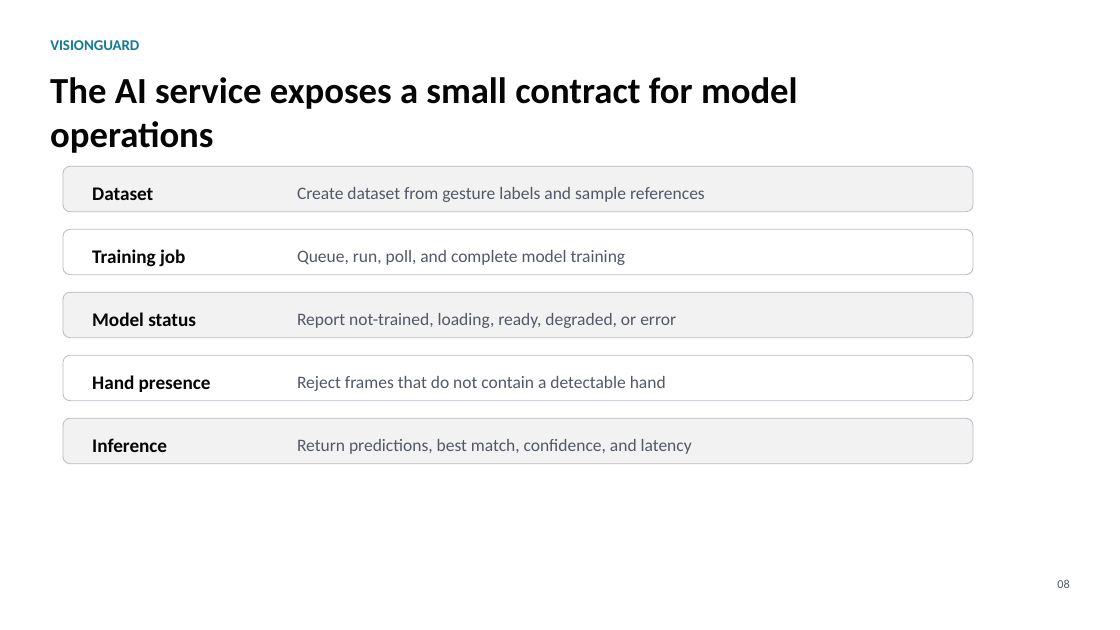
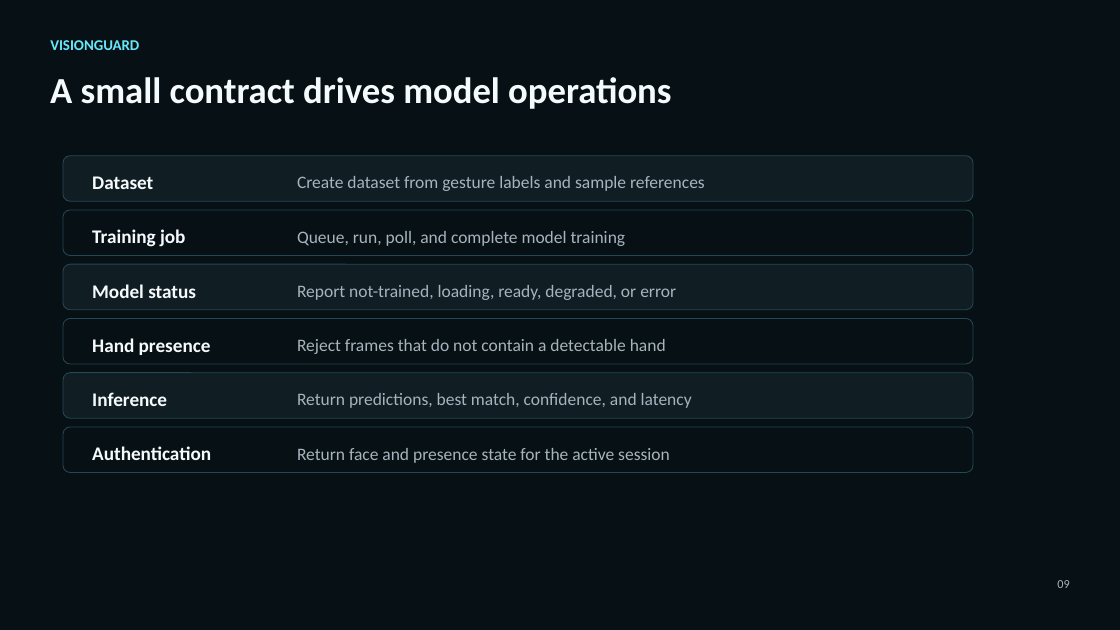
Before and after one commit to StefanPenchev05/VisionGuard, a slide deck: slide 9 of docs/report/visionguard_presentation.pptx (slide 8 before the commit). Drawn at 1120x630 pixels with LibreOffice and Linux fonts; fonts in the diff are those of the drawing. Boxes give left, top, right and bottom in pixels: in the first picture for what was removed or moved away, otherwise in the second. Text is boxed around its words. In the diff, an @@ line names an element or a change of style, - is before the commit and + after.

Commit message:
Refactor VisionGuard application architecture

```diff
--- a/docs/report/visionguard_presentation.pptx
+++ b/docs/report/visionguard_presentation.pptx
@@ background #FFFFFF to #071014 @@
@@ rectangle added at <box>0,0,1120,630</box>, fill #071014, outline #071014 0 pt @@
@@ text "VISIONGUARD" at <box>50,40,139,50</box>: text colour #127C95 to #67E8F9 @@
@@ text at <box>50,77,671,109</box>: text changed; text colour #050505 to #F5FAFC @@
-The AI service exposes a small contract for model operations
+A small contract drives model operations
@@ 2 texts, 1 rounded rectangle: place and size @@
-2 texts, 1 rounded rectangle at <box>63,166,973,212</box>
+2 texts, 1 rounded rectangle at <box>63,155,973,201</box>
@@ rounded rectangle at <box>63,155,973,201</box>: fill #F2F2F2 to #101D23; outline #B8BCC4 0.75 pt to #254854 0.75 pt @@
@@ 2 texts, 1 rounded rectangle: place and size @@
-2 texts, 1 rounded rectangle at <box>63,229,973,275</box>
+2 texts, 1 rounded rectangle at <box>63,210,973,255</box>
@@ rounded rectangle at <box>63,210,973,255</box>: fill #FFFFFF to #071014; outline #B8BCC4 0.75 pt to #254854 0.75 pt @@
@@ rounded rectangle added at <box>63,265,973,310</box>, fill #101D23, outline #254854 0.75 pt @@
@@ text "Model status": place and size @@
-text "Model status" at <box>92,312,196,326</box>
+text "Model status" at <box>92,284,196,298</box>
@@ text "Report not-trained, loading, ready, degraded, ...": place and size @@
-text "Report not-trained, loading, ready, degraded, ..." at <box>297,313,676,328</box>
+text "Report not-trained, loading, ready, degraded, ..." at <box>297,285,676,300</box>
@@ rounded rectangle at <box>63,318,973,364</box>: fill #F2F2F2 to #071014; outline #B8BCC4 0.75 pt to #254854 0.75 pt @@
@@ rounded rectangle: place and size @@
-rounded rectangle at <box>63,292,973,338</box>
+rounded rectangle at <box>63,318,973,364</box>
@@ text "Hand presence": place and size @@
-text "Hand presence" at <box>92,375,211,392</box>
+text "Hand presence" at <box>92,338,211,355</box>
@@ text "Reject frames that do not ...": place and size @@
-text "Reject frames that do not ..." at <box>297,376,666,391</box>
+text "Reject frames that do not ..." at <box>297,339,666,354</box>
@@ rounded rectangle: place and size @@
-rounded rectangle at <box>63,355,973,401</box>
+rounded rectangle at <box>63,373,973,418</box>
@@ rounded rectangle at <box>63,373,973,418</box>: fill #FFFFFF to #101D23; outline #B8BCC4 0.75 pt to #254854 0.75 pt @@
@@ text colour #050505 to #F5FAFC in 5 elements at <box>92,176,153,189</box>, <box>92,229,186,247</box>, <box>92,284,196,298</box>, <box>92,338,211,355</box>, <box>92,392,167,406</box> @@
@@ text "Inference": place and size @@
-text "Inference" at <box>92,438,167,452</box>
+text "Inference" at <box>92,392,167,406</box>
@@ text colour #525866 to #A7B3BD in 5 elements at <box>297,176,705,191</box>, <box>297,231,626,246</box>, <box>297,285,676,300</box>, <box>297,339,666,354</box>, <box>297,393,692,408</box> @@
@@ text "Return predictions, best match, confidence, ...": place and size @@
-text "Return predictions, best match, confidence, ..." at <box>297,439,692,454</box>
+text "Return predictions, best match, confidence, ..." at <box>297,393,692,408</box>
@@ rounded rectangle: place and size @@
-rounded rectangle at <box>63,418,973,464</box>
+rounded rectangle at <box>63,427,973,472</box>
@@ rounded rectangle at <box>63,427,973,472</box>: fill #F2F2F2 to #071014; outline #B8BCC4 0.75 pt to #254854 0.75 pt @@
@@ text added at <box>92,446,211,460</box>, 16.5 pt, text #F5FAFC, bold @@
+Authentication
@@ text added at <box>297,448,670,463</box>, 15 pt, text #A7B3BD @@
+Return face and presence state for the active session
@@ text at <box>1057,580,1069,588</box>: text changed; text colour #525866 to #A7B3BD @@
-08
+09
```
Also in this commit, not shown: 9 other slides changed, 2 slides added, 51 other files.
